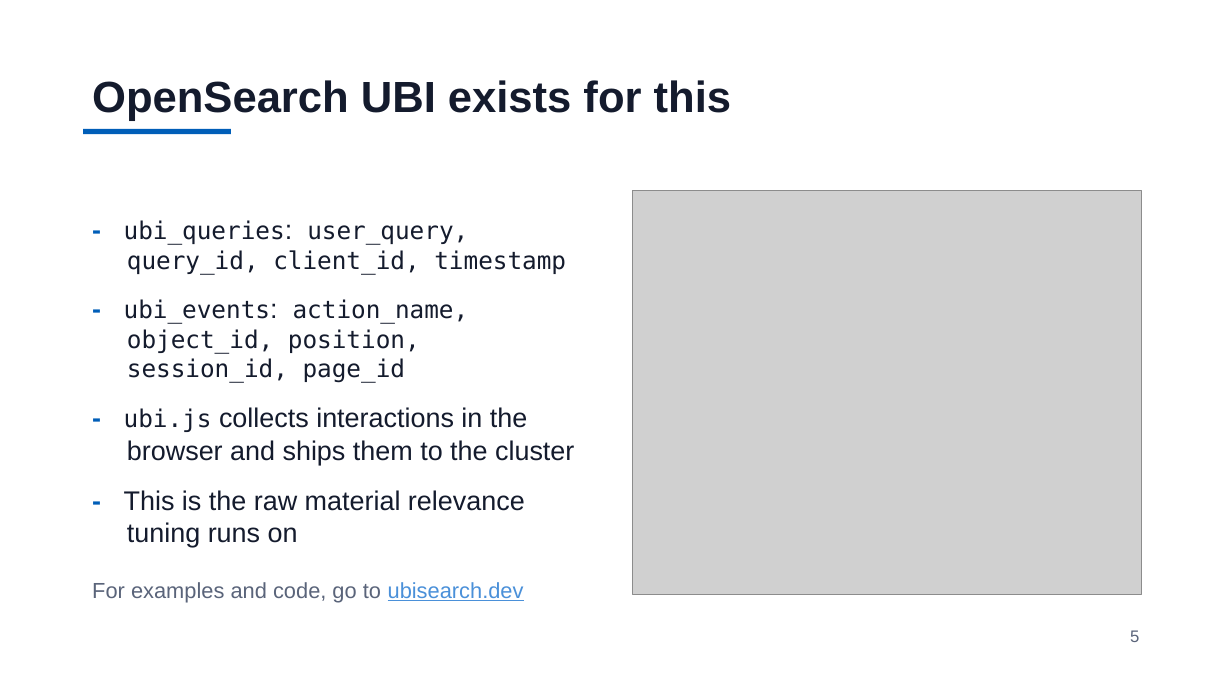
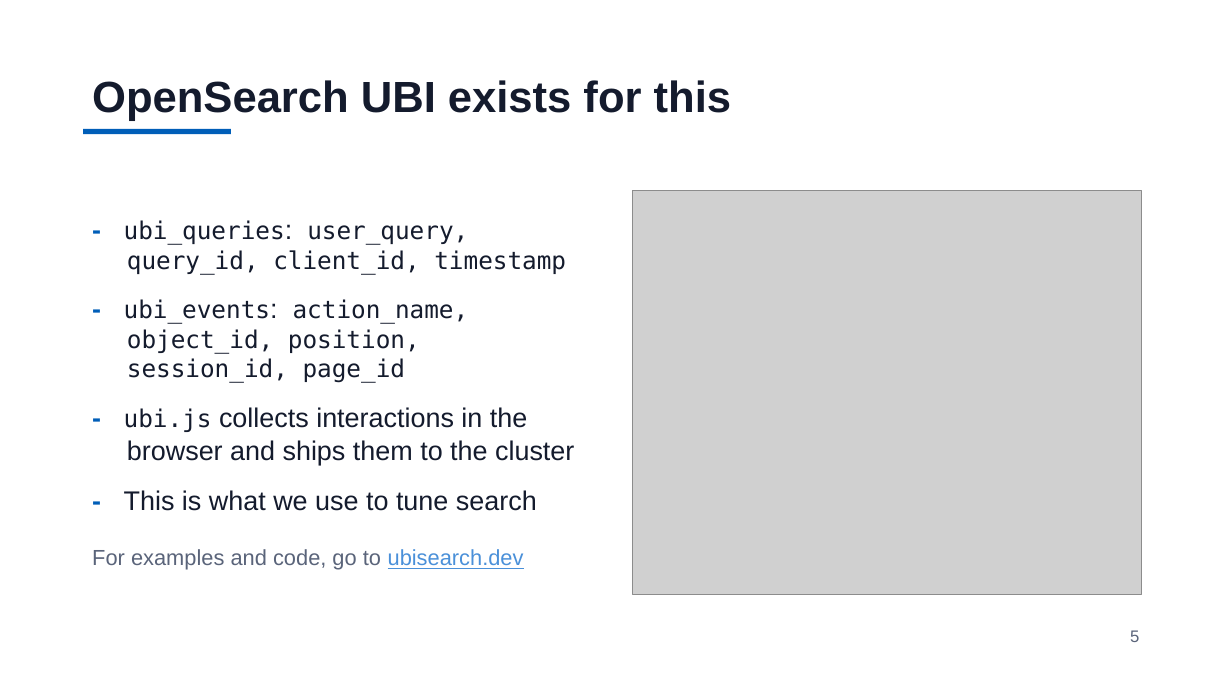
Before and after one commit to jzonthemtn/ldp-for-search, a slide deck: slide 5 of ldp_for_search_slides.pptx. Drawn at 1232x693 pixels with LibreOffice and Linux fonts; fonts in the diff are those of the drawing; grey boxes stand for pictures. Boxes give left, top, right and bottom in pixels: in the first picture for what was removed or moved away, otherwise in the second. Text is boxed around its words. In the diff, an @@ line names an element or a change of style, - is before the commit and + after.

```diff
--- a/ldp_for_search_slides.pptx
+++ b/ldp_for_search_slides.pptx
@@ text at [124,490,537,511]: text changed @@
-- This is the raw material relevance tuning runs on
+- This is what we use to tune search
```
Also in this commit, not shown: 21 other slides changed, 1 slide added, 4 other files.
